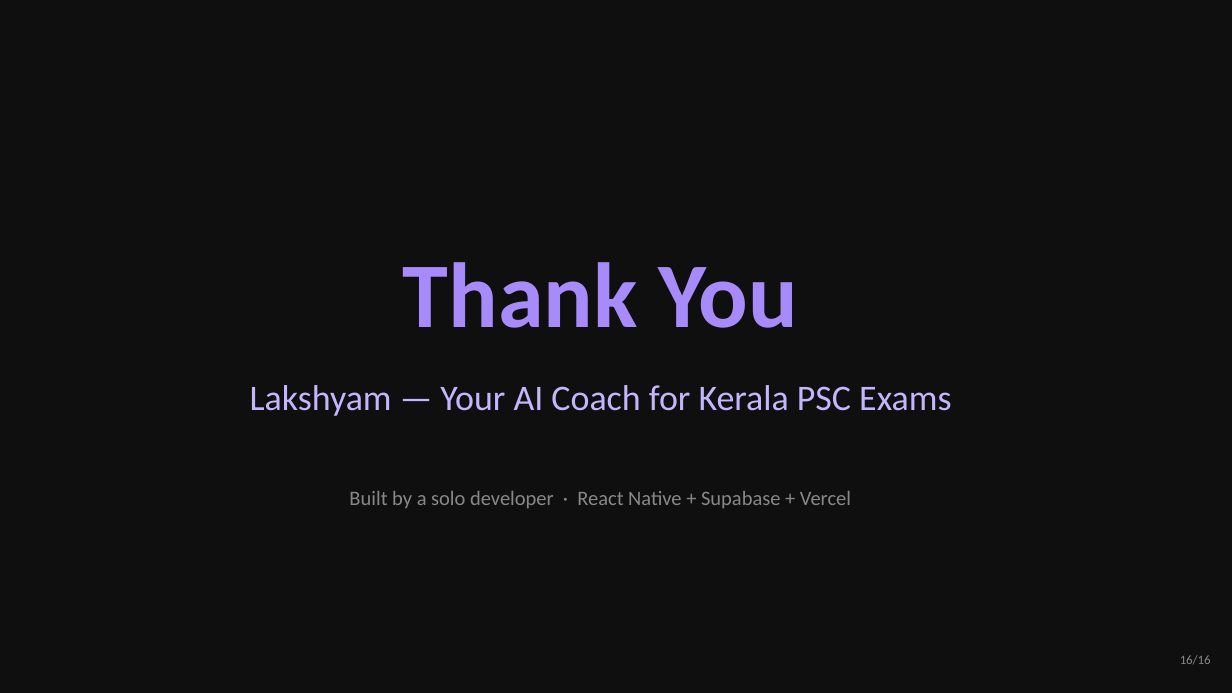
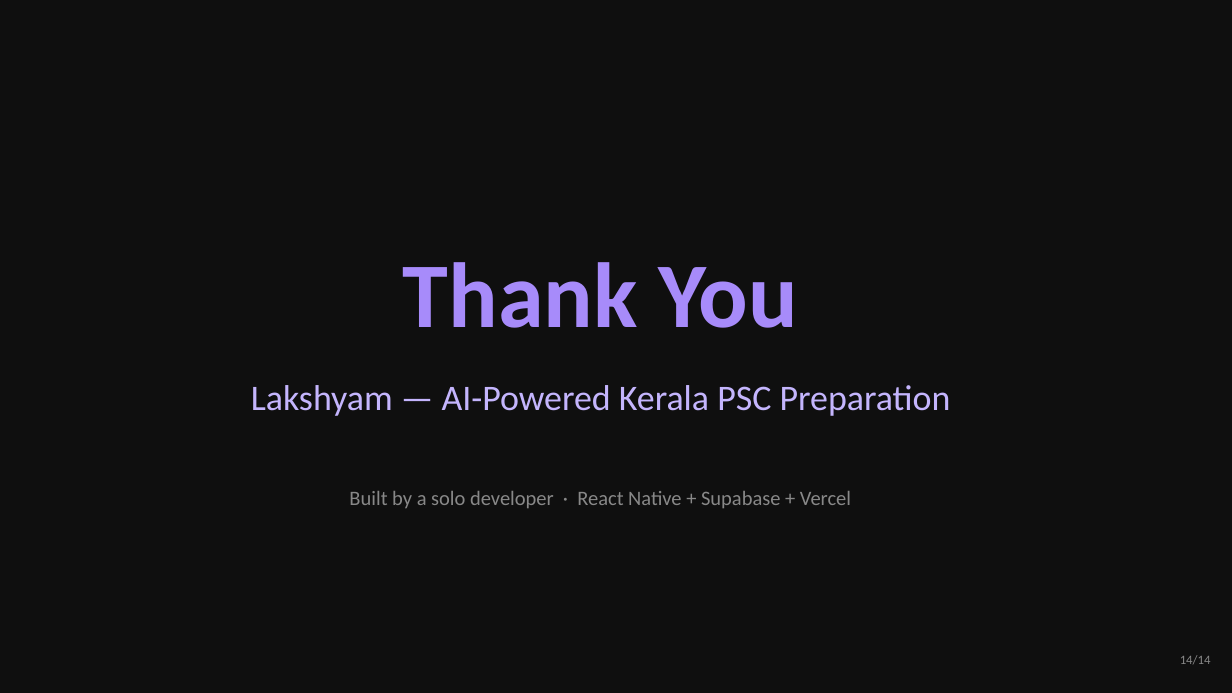
Before and after one commit to sarangn19/LakshyamPSC, a slide deck: slide 14 of Lakshyam_Investor_Pitch.pptx (slide 16 before the commit). Drawn at 1232x693 pixels with LibreOffice and Linux fonts; fonts in the diff are those of the drawing. Boxes give left, top, right and bottom in pixels: in the first picture for what was removed or moved away, otherwise in the second. Text is boxed around its words. In the diff, an @@ line names an element or a change of style, - is before the commit and + after.

```diff
--- a/Lakshyam_Investor_Pitch.pptx
+++ b/Lakshyam_Investor_Pitch.pptx
@@ text at (x1=251, y1=385, x2=951, y2=416): text changed @@
-Lakshyam — Your AI Coach for Kerala PSC Exams
+Lakshyam — AI-Powered Kerala PSC Preparation
@@ text at (x1=1180, y1=655, x2=1211, y2=664): text changed @@
-16/16
+14/14
```
Also in this commit, not shown: 6 other slides changed, 7 slides added, 9 slides removed, 3 other files.
